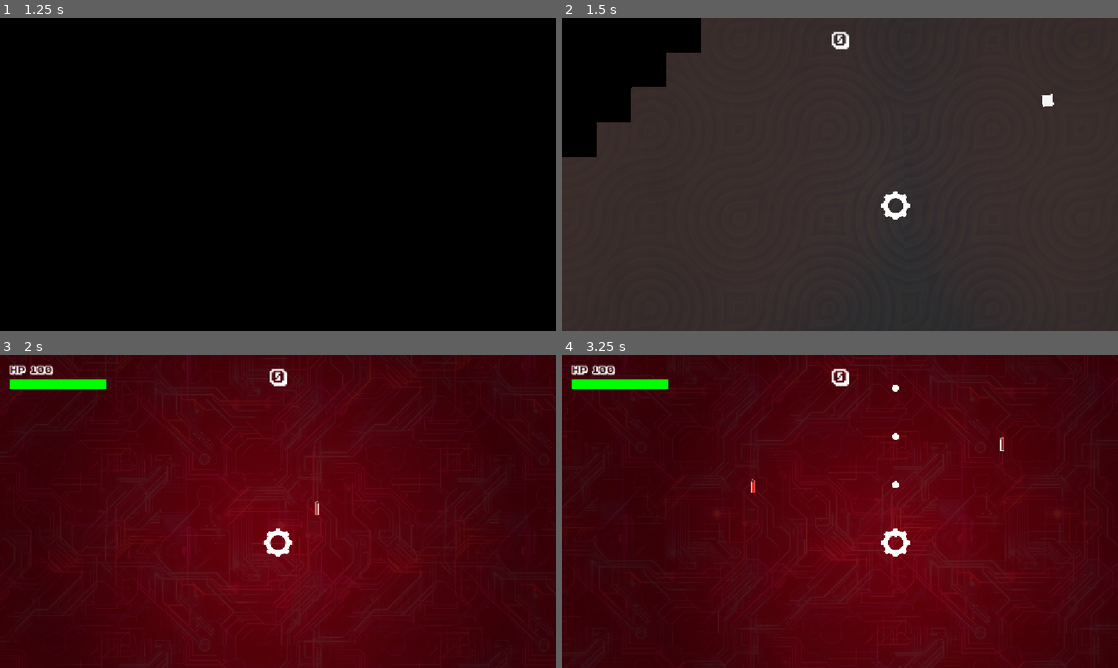
Above: before the commit, frames 1-4 (two rows, left to right).
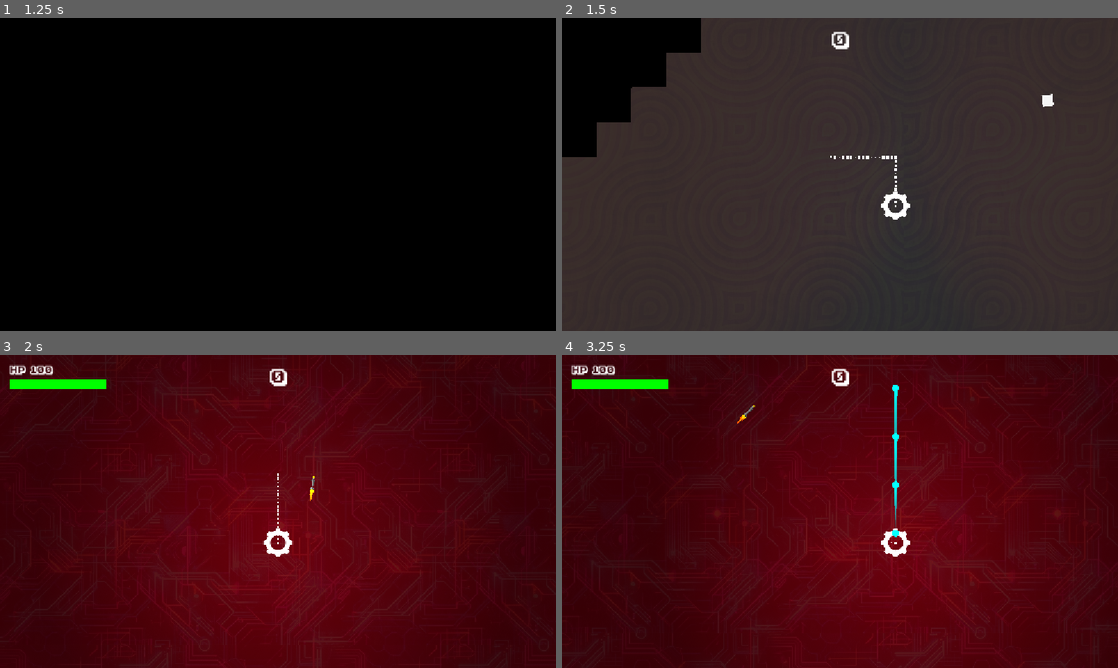
Above: after the commit, the same moments.

Repository: howardkam/Blockade
Game: Godot game, scene res://title.tscn
Same seed, same stepped clock (60 frames per second), same inputs: the game is played once before the commit and once after it. Sound files missing from this copy of the repository are replaced by a short silence.
Inputs (mouse positions are in pixels of both pictures, inside the frame that each line leads up to):
- Up to frame 1 (1.25 s): tap Enter (start) at 0.5 s; move the mouse to (400, 158) at 0.52 s; hold D (right) from 0.53 s (still down); hold Enter (start) from 0.53 s (still down)
- Up to frame 2 (1.5 s): move the mouse to (728, 190) at 1.27 s; release D (right) at 1.28 s; release Enter (start) at 1.28 s; hold S (down) from 1.28 s (still down); tap Enter (start) at 1.35 s
- Up to frame 3 (2 s): keep holding S (down)
- Up to frame 4 (3.25 s): move the mouse to (895, 442) at 2.02 s; release S (down) at 2.03 s; hold D (right) 2.03-2.78 s; hold Enter (start) 2.03-2.78 s; tap Keypad Enter at 2.1 s; move the mouse to (812, 574) at 2.77 s; hold I (shootup) from 2.78 s (still down); tap Enter (start) at 2.85 s

Frame 1 is identical in both runs. In frame 2, less than 0.1% of the frame differs, in the area x 48-61%, y 44-61%; in frame 3, 0.1%; in frame 4, 0.4%, in the area x 31-80%, y 9-61%.

Commit message:
Missiles & sandbox

Diff:
--- a/bullet.gd
+++ b/bullet.gd
@@ -1,8 +1,13 @@
 extends Area2D
 
-var speed = 1200.0
-var direction = Vector2.ZERO
+@export var speed: float = 1200.0
+@export var bullet_color: Color = Color(0.0, 0.8, 1.0, 1.0) # Editable color parameter
+@export var max_trail_length: int = 15
+
+var direction: Vector2 = Vector2.ZERO
 var hit_registered: bool = false
+
+@onready var trail: Line2D = $Trail
 
 func _ready():
 	$VisibleOnScreenEnabler2D.screen_exited.connect(queue_free)
@@ -12,8 +17,38 @@
 	if not area_entered.is_connected(_on_area_entered):
 		area_entered.connect(_on_area_entered)
 
+	# Set up trail styling and anchor to world space
+	if trail:
+		trail.top_level = true
+		trail.clear_points()
+		apply_trail_color()
+
+func apply_trail_color():
+	if not trail:
+		return
+
+	# Build gradient using the custom bullet_color variable
+	var grad = Gradient.new()
+	var fade_color = bullet_color
+	fade_color.a = 0.0
+
+	grad.set_color(0, fade_color)
+	grad.set_color(1, bullet_color)
+
+	trail.gradient = grad
+	$ShapeA2.modulate = bullet_color
+
 func _process(delta):
 	position += direction * speed * delta
+	update_trail()
+
+func update_trail():
+	if not trail:
+		return
+
+	trail.add_point(global_position)
+	while trail.get_point_count() > max_trail_length:
+		trail.remove_point(0)
 
 func _on_body_entered(body):
 	check_hit(body)
@@ -25,11 +60,30 @@
 	if hit_registered or not node:
 		return
 
-	if node.has_method("take_damage"):
+	# Traverse upwards if colliding with a sub-area/hitbox that doesn't hold take_damage directly
+	var target_node = node
+	if not target_node.has_method("take_damage") and target_node.get_parent() and target_node.get_parent().has_method("take_damage"):
+		target_node = target_node.get_parent()
+
+	if target_node.is_in_group("player"):
+		return
+
+	if target_node.has_method("take_damage"):
 		hit_registered = true
-		node.take_damage()
+		target_node.take_damage(1)
+		cleanup_and_destroy()
+	else:
+		hit_registered = true
+		cleanup_and_destroy()
+
+func cleanup_and_destroy():
+	set_process(false)
+	$CollisionShape2D.set_deferred("disabled", true)
+	$"ShapeA2".hide()
+
+	if trail:
+		var tween = create_tween()
+		tween.tween_property(trail, "modulate:a", 0.0, 0.15)
+		tween.finished.connect(queue_free)
+	else:
 		queue_free()
-	else:
-		# Hit an obstacle or static geometry, destroy the bullet
-		hit_registered = true
-		queue_free()
--- a/bullet.tscn
+++ b/bullet.tscn
@@ -6,10 +6,21 @@
 [sub_resource type="CircleShape2D" id="CircleShape2D_6xcap"]
 radius = 9.0
 
+[sub_resource type="Curve" id="Curve_bullet_trail"]
+_data = [Vector2(0, 0), 0.0, 0.0, 0, 0, Vector2(1, 1), 0.0, 0.0, 0, 0]
+point_count = 2
+
 [node name="bullet" type="Area2D" unique_id=1025054437]
 collision_layer = 4
 collision_mask = 2
 script = ExtResource("1_v8qja")
+
+[node name="Trail" type="Line2D" parent="." unique_id=987123654]
+width = 8.0
+width_curve = SubResource("Curve_bullet_trail")
+joint_mode = 2
+begin_cap_mode = 2
+end_cap_mode = 2
 
 [node name="CollisionShape2D" type="CollisionShape2D" parent="." unique_id=470497083]
 shape = SubResource("CircleShape2D_6xcap")
@@ -17,7 +28,7 @@
 [node name="VisibleOnScreenEnabler2D" type="VisibleOnScreenEnabler2D" parent="." unique_id=2102917663]
 rect = Rect2(-8, -8, 16, 16)
 
-[node name="ShapeA(2)" type="Sprite2D" parent="." unique_id=2135559182]
+[node name="ShapeA2" type="Sprite2D" parent="." unique_id=2135559182]
 position = Vector2(0, 2.3841858e-07)
 scale = Vector2(0.125, 0.125)
 texture = ExtResource("2_v8qja")
--- a/enemy_gigantor.gd
+++ b/enemy_gigantor.gd
@@ -3,7 +3,7 @@
 
 @export var move_speed: float = 50.0
 @export var turn_speed: float = 10 # Turning rate in radians per second (~200°/sec)
-@export var shrink_percentage: float = 1.2 # Percentage to shrink on each hit (5 = 5%)
+@export var shrink_percentage: float = 1.0 #This is a percentage
 @export var min_scale_ratio: float = 0.05 # Explodes when reaching this size ratio (0.10 = 10%)
 @export var pointvalue: int = 100
 @export var rechargerate: int = 20 #recharge rate TO the player when killed
@@ -64,17 +64,16 @@
 
 	return separation.normalized() if neighbor_count > 0 else Vector2.ZERO
 
-func take_damage(from_bomb: bool = false):
+func take_damage(damage_amount: float = 1.0, from_bomb: bool = false):
 	if from_bomb:
 		explode(true)
 		return
 
-	# Reduce current scale ratio by the shrink percentage
-	current_scale_ratio -= shrink_percentage / 100.0
+	# Reduce scale ratio per hit
+	current_scale_ratio -= (shrink_percentage / 100.0)
 	modulate = Color.LAWN_GREEN
 
-	# Check if size reached or dropped below min_scale_ratio (10%)
-	if current_scale_ratio <= (min_scale_ratio + 0.001):
+	if current_scale_ratio <= min_scale_ratio:
 		explode(false)
 	else:
 		scale = initial_scale * current_scale_ratio
--- a/missile.gd
+++ b/missile.gd
@@ -1,8 +1,8 @@
 extends Area2D
 
 @export var speed: float = 900.0
-@export var turn_speed: float = 12.0
-@export var damage: float = 50.0
+@export var turn_speed: float = 20.0
+@export var damage: float = 1.0 # Changed to 1 hit point of damage to match regular bullets
 
 @export_group("Trail Settings")
 @export var max_trail_length: int = 30
@@ -24,6 +24,7 @@
 	# Unparent the trail so it stays anchored in world space
 	if trail:
 		trail.top_level = true
+		trail.clear_points()
 
 	find_nearest_enemy()
 
@@ -54,10 +55,7 @@
 	if not trail:
 		return
 
-	# Add current global position to trail
 	trail.add_point(global_position)
-
-	# Limit trail point count
 	while trail.get_point_count() > max_trail_length:
 		trail.remove_point(0)
 
@@ -71,25 +69,28 @@
 	if hit_registered or not node:
 		return
 
+	# Traverse upwards if colliding with a sub-area/hitbox that doesn't hold take_damage directly
+	var target_node = node
+	if not target_node.has_method("take_damage") and target_node.get_parent() and target_node.get_parent().has_method("take_damage"):
+		target_node = target_node.get_parent()
+
 	# Ignore colliding with the player
-	if node.is_in_group("player"):
+	if target_node.is_in_group("player"):
 		return
 
-	if node.has_method("take_damage"):
+	if target_node.has_method("take_damage"):
 		hit_registered = true
-		node.take_damage(damage)
+		target_node.take_damage(damage)
 		cleanup_and_destroy()
 	else:
 		hit_registered = true
 		cleanup_and_destroy()
 
 func cleanup_and_destroy():
-	# Hide sprite and collisions while allowing trail to naturally fade out
 	set_process(false)
 	$CollisionShape2D.set_deferred("disabled", true)
-	$Launcher.hide()
+	$Missilemaverick.hide()
 
-	# Fade out trail smoothly before deleting node
 	if trail:
 		var tween = create_tween()
 		tween.tween_property(trail, "modulate:a", 0.0, 0.2)
--- a/missile.tscn
+++ b/missile.tscn
@@ -1,10 +1,7 @@
 [gd_scene format=3 uid="uid://doktvfbfbl1sj"]
 
 [ext_resource type="Script" uid="uid://bag43oqjh6m7g" path="res://missile.gd" id="1_0uoyr"]
-[ext_resource type="Texture2D" uid="uid://bc43jb6k1i2av" path="res://Assets/launcher.png" id="1_cdnlh"]
-
-[sub_resource type="RectangleShape2D" id="RectangleShape2D_0uoyr"]
-size = Vector2(10, 32)
+[ext_resource type="Texture2D" uid="uid://b5k4ha7d74uic" path="res://Assets/missilemaverick.png" id="2_0uoyr"]
 
 [sub_resource type="Curve" id="Curve_trail"]
 _data = [Vector2(0, 0), 0.0, 0.0, 0, 0, Vector2(1, 1), 0.0, 0.0, 0, 0]
@@ -13,7 +10,11 @@
 [sub_resource type="Gradient" id="Gradient_trail"]
 colors = PackedColorArray(1, 0.3, 0, 0, 3, 1.2, 0.2, 1)
 
+[sub_resource type="RectangleShape2D" id="RectangleShape2D_0uoyr"]
+size = Vector2(6, 30)
+
 [node name="missile" type="Area2D" unique_id=1608482639]
+scale = Vector2(2, 2)
 collision_mask = 3
 script = ExtResource("1_0uoyr")
 
@@ -25,11 +26,14 @@
 begin_cap_mode = 2
 end_cap_mode = 2
 
-[node name="Launcher" type="Sprite2D" parent="." unique_id=145550570]
-texture_filter = 1
-texture = ExtResource("1_cdnlh")
-
 [node name="CollisionShape2D" type="CollisionShape2D" parent="." unique_id=2018315174]
+position = Vector2(0, 1)
 shape = SubResource("RectangleShape2D_0uoyr")
 
 [node name="VisibleOnScreenEnabler2D" type="VisibleOnScreenEnabler2D" parent="." unique_id=1193952957]
+
+[node name="Missilemaverick" type="Sprite2D" parent="." unique_id=1875734749]
+visible = false
+texture_filter = 1
+position = Vector2(0, 1)
+texture = ExtResource("2_0uoyr")
--- a/player.gd
+++ b/player.gd
@@ -320,7 +320,10 @@
 func fire_bullet(dir: Vector2):
 	var proj_scene = missile_scene if is_missile_active else bullet_scene
 	var projectile = proj_scene.instantiate()
+
+	# Spawn directly at the player's center position
 	projectile.global_position = global_position
+
 	projectile.direction = dir
 	projectile.rotation = dir.angle()
 	get_tree().current_scene.add_child(projectile)
--- a/player.tscn
+++ b/player.tscn
@@ -116,3 +116,9 @@
 offset_right = 24.0
 offset_bottom = -73.0
 horizontal_alignment = 1
+
+[node name="CPUParticles2D" type="CPUParticles2D" parent="." unique_id=1105349902]
+amount = 100
+lifetime = 0.5
+gravity = Vector2(0, 0)
+scale_amount_max = 5.0
--- a/powerup_launcher.gd
+++ b/powerup_launcher.gd
@@ -1,20 +1,64 @@
 extends Area2D
 
-@export var float_speed: float = 3.0
-@export var float_amplitude: float = 12.0
+@export var move_speed: float = 100.0
+@export var float_amplitude: float = 2.0  # Bobbing effect height
+@export var float_frequency: float = 3.0  # Bobbing effect speed
 
-var base_y: float = 0.0
+# World boundaries (matching your player/enemy limits)
+const WORLD_LIMIT_MIN = -2800.0
+const WORLD_LIMIT_MAX = 2800.0
+
+var move_direction: Vector2 = Vector2.RIGHT
 var time_passed: float = 0.0
 
 func _ready():
-	base_y = position.y
-	body_entered.connect(_on_body_entered)
+	# Choose a random initial drift direction
+	var random_angle = randf_range(0, TAU)
+	move_direction = Vector2.UP.rotated(random_angle).normalized()
+
+	if not body_entered.is_connected(_on_body_entered):
+		body_entered.connect(_on_body_entered)
+	if not area_entered.is_connected(_on_area_entered):
+		area_entered.connect(_on_area_entered)
 
 func _process(delta):
 	time_passed += delta
-	position.y = base_y + sin(time_passed * float_speed) * float_amplitude
+
+	# 1. Primary drift movement
+	var current_velocity = move_direction * move_speed * delta
+
+	# 2. Add a perpendicular wave/bobbing motion to make it float smoothly
+	var wave_offset = move_direction.orthogonal() * sin(time_passed * float_frequency) * float_amplitude
+
+	global_position += current_velocity + wave_offset
+
+	# 3. Slowly rotate the launcher visual as it floats
+	rotation += 0.5 * delta
+
+	# 4. Bounce off world limits to stay on screen/play area
+	bounce_off_bounds()
+
+func bounce_off_bounds():
+	if global_position.x <= WORLD_LIMIT_MIN or global_position.x >= WORLD_LIMIT_MAX:
+		move_direction.x *= -1
+		global_position.x = clamp(global_position.x, WORLD_LIMIT_MIN, WORLD_LIMIT_MAX)
+
+	if global_position.y <= WORLD_LIMIT_MIN or global_position.y >= WORLD_LIMIT_MAX:
+		move_direction.y *= -1
+		global_position.y = clamp(global_position.y, WORLD_LIMIT_MIN, WORLD_LIMIT_MAX)
 
 func _on_body_entered(body):
-	if body.is_in_group("player") and body.has_method("activate_missile_powerup"):
-		body.activate_missile_powerup(30.0)
-		queue_free()
+	check_pickup(body)
+
+func _on_area_entered(area):
+	check_pickup(area.get_parent())
+
+func check_pickup(node):
+	if not node:
+		return
+
+	if node.is_in_group("player") or (node.get_parent() and node.get_parent().is_in_group("player")):
+		var player = node if node.is_in_group("player") else node.get_parent()
+		if player.has_method("activate_missile_powerup"):
+			player.activate_missile_powerup(30.0)
+			queue_free()
--- a/powerup_launcher.tscn
+++ b/powerup_launcher.tscn
@@ -1,17 +1,19 @@
 [gd_scene format=3 uid="uid://df0nuu8jos5s1"]
 
 [ext_resource type="Script" uid="uid://b4ntg5fulotw7" path="res://powerup_launcher.gd" id="1_5isyv"]
-[ext_resource type="Texture2D" uid="uid://bc43jb6k1i2av" path="res://Assets/launcher.png" id="1_trqfv"]
+[ext_resource type="Texture2D" uid="uid://b5k4ha7d74uic" path="res://Assets/missilemaverick.png" id="2_5isyv"]
 
 [sub_resource type="RectangleShape2D" id="RectangleShape2D_6xcap"]
 size = Vector2(10, 32)
 
 [node name="powerup-launcher" type="Area2D" unique_id=1228328914]
+scale = Vector2(2, 2)
 script = ExtResource("1_5isyv")
-
-[node name="Launcher" type="Sprite2D" parent="." unique_id=1850948355]
-texture_filter = 1
-texture = ExtResource("1_trqfv")
 
 [node name="CollisionShape2D" type="CollisionShape2D" parent="." unique_id=721176599]
 shape = SubResource("RectangleShape2D_6xcap")
+
+[node name="Missilemaverick" type="Sprite2D" parent="." unique_id=1216895361]
+texture_filter = 1
+position = Vector2(0, -1)
+texture = ExtResource("2_5isyv")
--- /dev/null
+++ b/sandbox.gd
@@ -0,0 +1,146 @@
+extends Node2D
+
+@export_group("Level Transition")
+@export_file("*.tscn") var next_level_scene: String = "res://world_2.tscn"
+
+@export_group("Player Reference")
+@export var player: CharacterBody2D
+
+@export_group("Powerup Settings")
+@export var powerup_launcher_scene: PackedScene = preload("res://powerup_launcher.tscn")
+@export var initial_powerup_count: int = 3
+
+@export_group("Enemy Scenes")
+@export var enemy_diamond: PackedScene = preload("res://enemy_diamond.tscn")
+@export var enemy_plus: PackedScene = preload("res://enemy_plus.tscn")
+@export var enemy_gigantor: PackedScene = preload("res://enemy_gigantor.tscn")
+
+@onready var explosionsound = $AudioStreamPlayer2D
+@onready var level_cleared_label: Label = $WinUI/LevelClearedLabel
+
+@export_group("Batch Controls")
+@export var total_batches: int = 20      # Total number of batches to release
+@export var batch_interval: float = 15.0      # Delay in seconds between each batch release
+@export var diamonds_per_batch: int = 1
+@export var pluses_per_batch: int = 1
+@export var gigantor_spawn_chance = 1 # 0.20 equals 20 percent chance
+
+@export_group("Win Condition")
+@export var target_score: int = 4000
+
+@export_group("Spawn Settings")
+@export var safe_radius: float = 500.0
+@export var min_enemy_distance: float = 40.0
+@export var spawn_area_min: Vector2 = Vector2(-3000, -3000)
+@export var spawn_area_max: Vector2 = Vector2(3000, 3000)
+
+var spawned_positions: Array[Vector2] = []
+var batches_spawned: int = 0
+var batch_timer: Timer = null
+var level_completed: bool = false
+
+func _ready():
+	# Register active level path in Global
+	if get_node_or_null("/root/Global"):
+		var current_path = scene_file_path if scene_file_path != "" else "res://world_1.tscn"
+		Global.current_level_path = current_path
+
+	# Spawn initial launcher power-ups across the world map
+	spawn_initial_powerups()
+
+	# Set up repeating timer for batches
+	batch_timer = Timer.new()
+	batch_timer.wait_time = batch_interval
+	batch_timer.autostart = true
+	batch_timer.timeout.connect(_on_batch_timer_timeout)
+	add_child(batch_timer)
+
+	# Spawn Batch #1 immediately upon level start
+	spawn_batch()
+
+func spawn_initial_powerups():
+	if not powerup_launcher_scene or initial_powerup_count <= 0:
+		return
+
+	var target_player = player if player else get_tree().get_first_node_in_group("player")
+	var player_pos = target_player.global_position if target_player else Vector2.ZERO
+
+	for i in range(initial_powerup_count):
+		var angle = randf() * TAU
+		var distance = randf_range(300.0, 1500.0)
+		var spawn_pos = player_pos + Vector2(cos(angle), sin(angle)) * distance
+
+		spawn_pos.x = clamp(spawn_pos.x, spawn_area_min.x, spawn_area_max.x)
+		spawn_pos.y = clamp(spawn_pos.y, spawn_area_min.y, spawn_area_max.y)
+
+		var powerup = powerup_launcher_scene.instantiate()
+		powerup.global_position = spawn_pos
+		add_child(powerup)
+
+func _process(_delta):
+	check_win_condition()
+
+func _on_batch_timer_timeout():
+	if batches_spawned < total_batches:
+		spawn_batch()
+	else:
+		batch_timer.stop()
+
+func spawn_batch():
+	batches_spawned += 1
+
+	var target_player = player if player else get_tree().get_first_node_in_group("player")
+	var player_pos = target_player.global_position if target_player else Vector2.ZERO
+
+	if enemy_diamond and diamonds_per_batch > 0:
+		spawn_enemy_type(enemy_diamond, diamonds_per_batch, player_pos)
+
+	if enemy_plus and pluses_per_batch > 0:
+		spawn_enemy_type(enemy_plus, pluses_per_batch, player_pos)
+
+	if enemy_gigantor and randf() < gigantor_spawn_chance:
+		spawn_enemy_type(enemy_gigantor, 1, player_pos)
+
+func spawn_enemy_type(scene: PackedScene, amount: int, player_pos: Vector2):
+	for i in range(amount):
+		var angle = randf() * TAU
+		var distance = randf_range(safe_radius, safe_radius + 1200.0)
+		var random_pos = player_pos + Vector2(cos(angle), sin(angle)) * distance
+
+		random_pos.x = clamp(random_pos.x, spawn_area_min.x, spawn_area_max.x)
+		random_pos.y = clamp(random_pos.y, spawn_area_min.y, spawn_area_max.y)
+
+		var enemy = scene.instantiate()
+		enemy.global_position = random_pos
+		add_child(enemy)
+
+func check_win_condition():
+	if level_completed:
+		return
+
+	var target_player = player if player else get_tree().get_first_node_in_group("player")
+	if target_player and "score" in target_player:
+		if target_player.score >= target_score:
+			complete_level()
+
+func complete_level():
+	level_completed = true
+
+	# Reveal centered victory label
+	if level_cleared_label:
+		level_cleared_label.show()
+
+	# Pause gameplay mechanics (music remains active via process_mode = 3)
+	get_tree().paused = true
+
+	# Wait 3 seconds during pause
+	await get_tree().create_timer(3.0, true, false, true).timeout
+
+	# Resume pause state prior to scene change
+	get_tree().paused = false
+
+	# Transition to next configured level
+	if get_node_or_null("/root/Global"):
+		Global.go_to_level(next_level_scene)
+	else:
+		SceneManager.change_
--- /dev/null
+++ b/sandbox.tscn
@@ -0,0 +1,60 @@
+[gd_scene format=3 uid="uid://cq8gom1k622nj"]
+
+[ext_resource type="Script" uid="uid://dik8ddd6wbusb" path="res://sandbox.gd" id="1_rjrbw"]
+[ext_resource type="PackedScene" uid="uid://csyb3jak12esm" path="res://player.tscn" id="2_ypj6x"]
+[ext_resource type="Texture2D" uid="uid://co60ceob0ntjd" path="res://Assets/background-orange1.jpg" id="3_44b12"]
+[ext_resource type="AudioStream" uid="uid://bevvbsm6wtsm1" path="res://Assets/musictrack1.wav" id="4_0fpt2"]
+[ext_resource type="FontFile" uid="uid://7ni0c1a0kdcu" path="res://Assets/ka1.ttf" id="5_igx0j"]
+[ext_resource type="PackedScene" uid="uid://df0nuu8jos5s1" path="res://powerup_launcher.tscn" id="7_44b12"]
+
+[node name="sandbox" type="Node2D" unique_id=572615997]
+script = ExtResource("1_rjrbw")
+
+[node name="ColorRect" type="ColorRect" parent="." unique_id=2101166181]
+z_index = -1
+offset_left = -4968.0
+offset_top = -5333.0
+offset_right = 4945.0
+offset_bottom = 4936.0
+color = Color(0.09411765, 0.011764706, 0.33333334, 0.5137255)
+
+[node name="player" parent="." unique_id=16646871 instance=ExtResource("2_ypj6x")]
+position = Vector2(0, 8)
+
+[node name="TextureRect" type="TextureRect" parent="." unique_id=1140437742]
+modulate = Color(1, 1, 1, 0.078431375)
+z_index = -1
+texture_repeat = 2
+offset_left = -4970.0
+offset_top = -5783.0
+offset_right = 4938.0
+offset_bottom = 4939.0
+texture = ExtResource("3_44b12")
+stretch_mode = 1
+
+[node name="AudioStreamPlayer2D" type="AudioStreamPlayer2D" parent="." unique_id=2026610633]
+process_mode = 3
+stream = ExtResource("4_0fpt2")
+volume_db = 5.0
+autoplay = true
+max_distance = 5000.0
+
+[node name="WinUI" type="CanvasLayer" parent="." unique_id=184106677]
+process_mode = 3
+
+[node name="LevelClearedLabel" type="Label" parent="WinUI" unique_id=1448414784]
+visible = false
+anchors_preset = 15
+anchor_right = 1.0
+anchor_bottom = 1.0
+grow_horizontal = 2
+grow_vertical = 2
+theme_override_colors/font_color = Color(0, 1, 0, 1)
+theme_override_fonts/font = ExtResource("5_igx0j")
+theme_override_font_sizes/font_size = 48
+text = "LEVEL CLEARED"
+horizontal_alignment = 1
+vertical_alignment = 1
+
+[node name="powerup-launcher" parent="." unique_id=1228328914 instance=ExtResource("7_44b12")]
+position = Vector2(39, 235)
--- a/world_1.gd
+++ b/world_1.gd
@@ -61,6 +61,17 @@
 func spawn_initial_powerups():
 	if not powerup_launcher_scene or initial_powerup_count <= 0:
 		return
+
+	for i in range(initial_powerup_count):
+		# Pick a completely random position anywhere within the world size boundaries
+		var spawn_pos = Vector2(
+			randf_range(spawn_area_min.x, spawn_area_max.x),
+			randf_range(spawn_area_min.y, spawn_area_max.y)
+		)
+
+		var powerup = powerup_launcher_scene.instantiate()
+		powerup.global_position = spawn_pos
+		add_child(powerup)
 
 	var target_player = player if player else get_tree().get_first_node_in_group("player")
 	var player_pos = target_player.global_position if target_player else Vector2.ZERO
--- a/world_2.gd
+++ b/world_2.gd
@@ -60,6 +60,17 @@
 func spawn_initial_powerups():
 	if not powerup_launcher_scene or initial_powerup_count <= 0:
 		return
+
+	for i in range(initial_powerup_count):
+		# Pick a completely random position anywhere within the world size boundaries
+		var spawn_pos = Vector2(
+			randf_range(spawn_area_min.x, spawn_area_max.x),
+			randf_range(spawn_area_min.y, spawn_area_max.y)
+		)
+
+		var powerup = powerup_launcher_scene.instantiate()
+		powerup.global_position = spawn_pos
+		add_child(powerup)
 
 func _process(_delta):
 	check_win_condition()
Binary file added: Assets/missilemaverick.png
Not shown, added: Assets/missilemaverick.png.import
Not shown, added: sandbox.gd.uid
